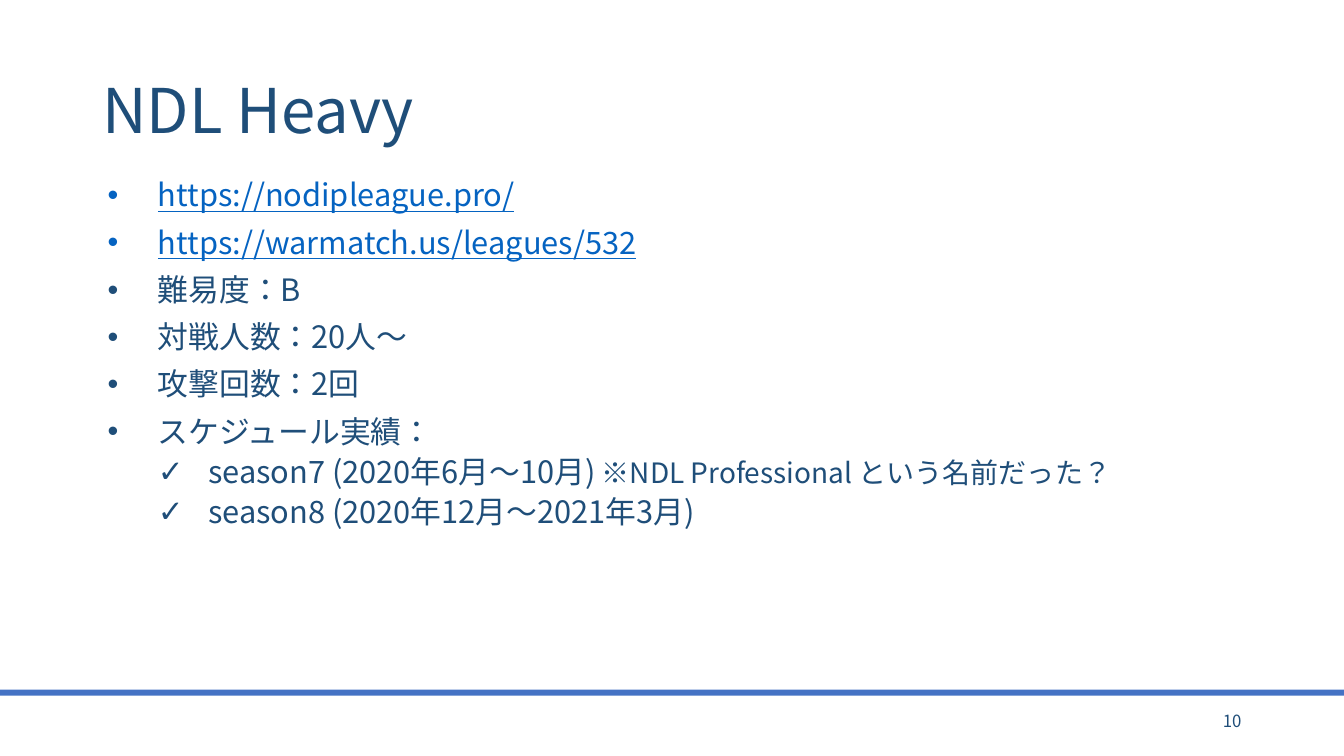
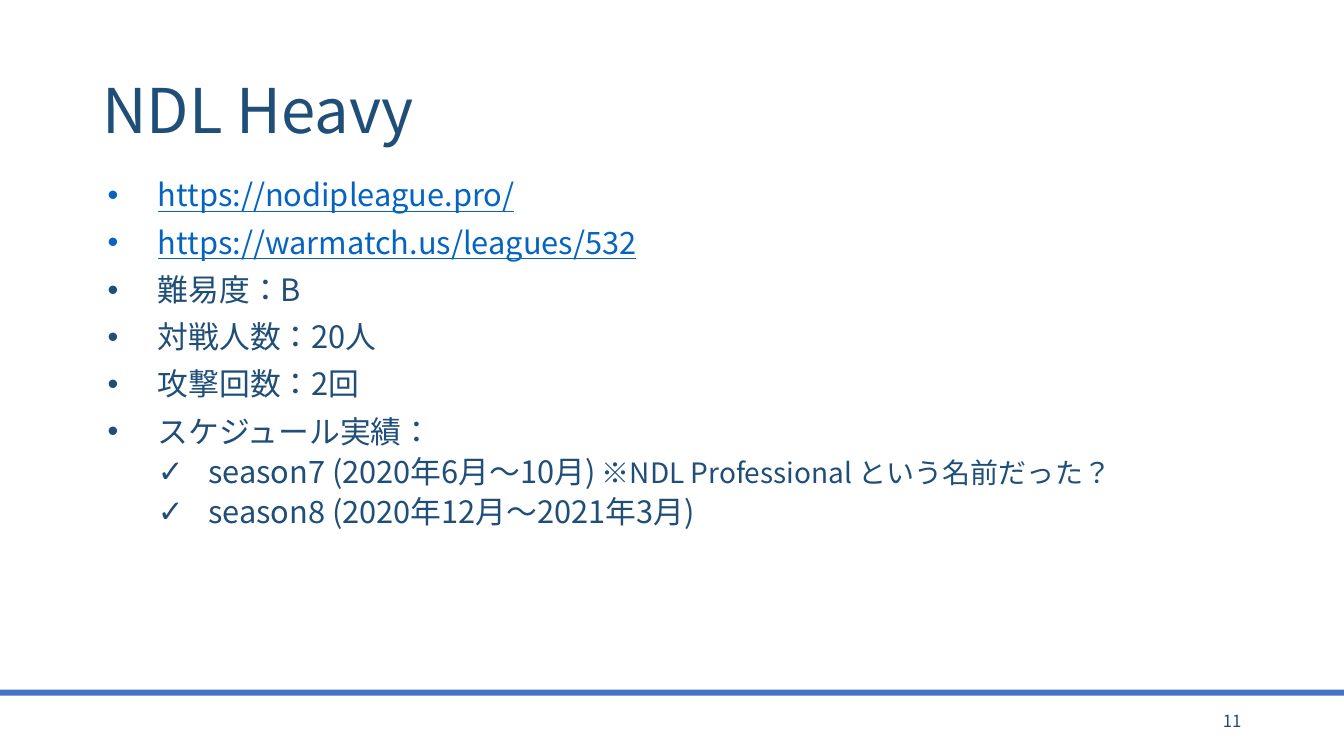
Before and after one commit to bigtreeCoC/documents, a slide deck: slide 11 of リーグ調査.pptx (slide 10 before the commit). Drawn at 1344x756 pixels with LibreOffice and Linux fonts; fonts in the diff are those of the drawing. Boxes give left, top, right and bottom in pixels: in the first picture for what was removed or moved away, otherwise in the second. Text is boxed around its words. In the diff, an @@ line names an element or a change of style, - is before the commit and + after.

```diff
--- a/リーグ調査.pptx
+++ b/リーグ調査.pptx
@@ text at [158,322,377,351]: text changed @@
-• 対戦人数：20人〜
+• 対戦人数：20人
@@ page number at [1223,714,1242,727]: text changed @@
-10
+11
```
Also in this commit, not shown: 12 other slides changed, 2 slides added, 1 other file.
